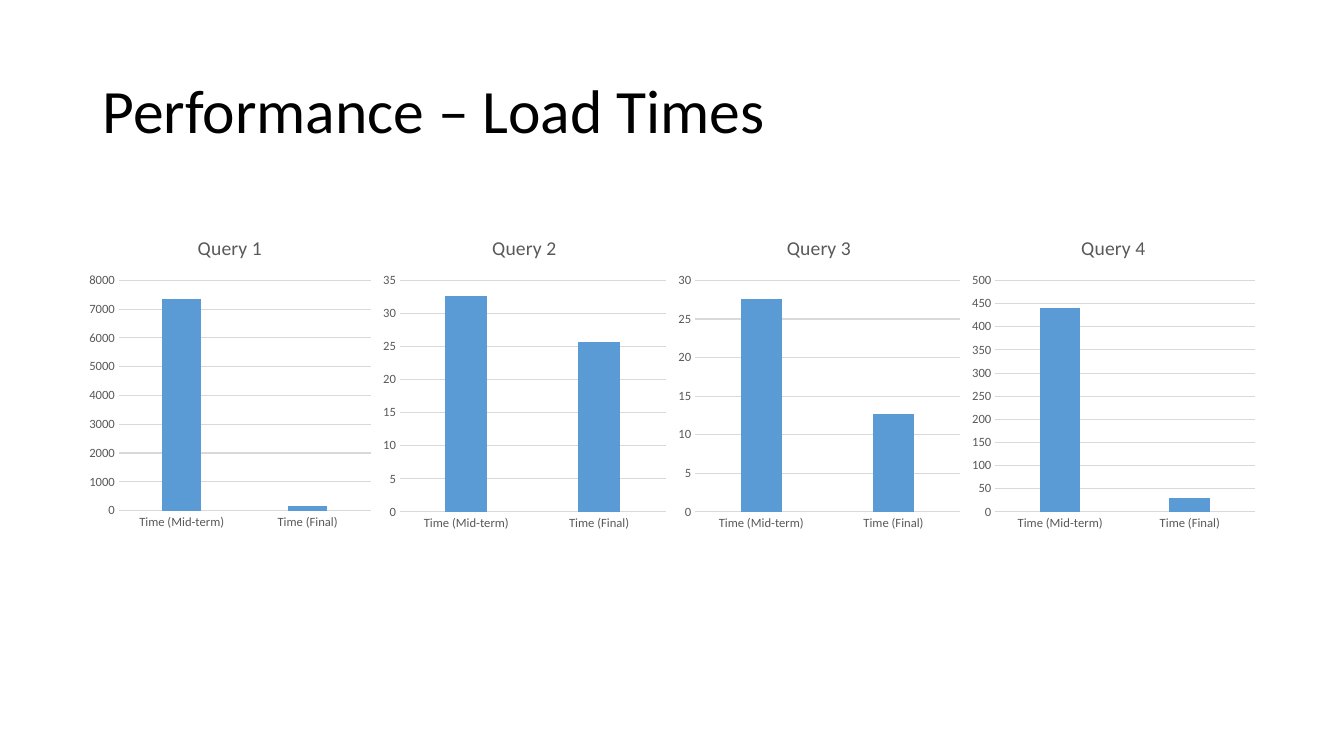
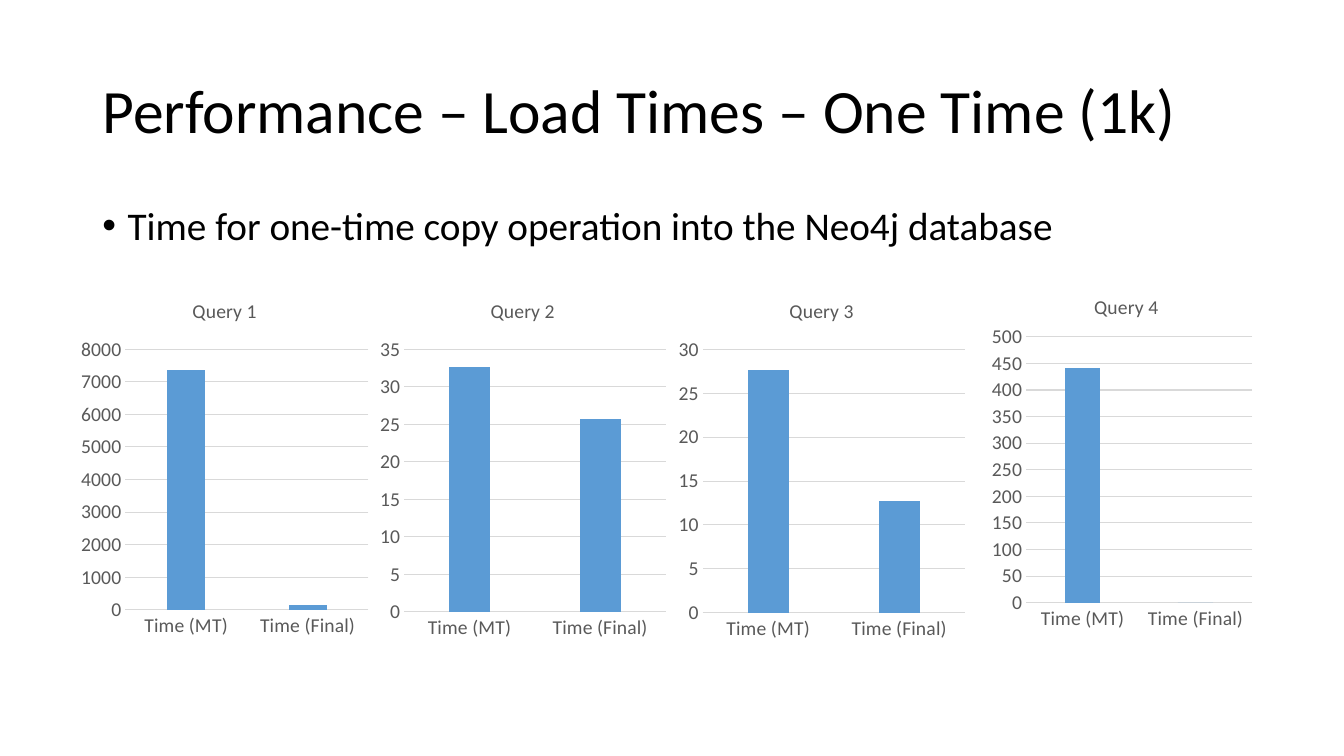
Before and after one commit to guptha-/sigmod, a slide deck: slide 6 of reports/Presentation.pptx. Drawn at 1344x756 pixels with LibreOffice and Linux fonts; fonts in the diff are those of the drawing. Boxes give left, top, right and bottom in pixels: in the first picture for what was removed or moved away, otherwise in the second. Text is boxed around its words. In the diff, an @@ line names an element or a change of style, - is before the commit and + after.

Commit message:
Updated presentation

```diff
--- a/reports/Presentation.pptx
+++ b/reports/Presentation.pptx
@@ title at bbox=[102, 88, 1175, 142]: text changed @@
-Performance – Load Times
+Performance – Load Times – One Time (1k)
@@ text added at bbox=[128, 212, 1052, 247], 28 pt, text #000000 @@
+• Time for one-time copy operation into the Neo4j database
@@ column chart at bbox=[75, 281, 374, 645] @@
-categories: Time (Mid-term), Time (Final)
+categories: Time (MT), Time (Final)
@@ category axis changed @@
@@ value axis changed @@
@@ column chart: place and size @@
-column chart at bbox=[84, 219, 377, 535]
+column chart at bbox=[75, 281, 374, 645]
@@ column chart at bbox=[374, 281, 671, 647] @@
-categories: Time (Mid-term), Time (Final)
+categories: Time (MT), Time (Final)
@@ category axis changed @@
@@ value axis changed @@
@@ column chart: place and size @@
-column chart at bbox=[377, 219, 671, 536]
+column chart at bbox=[374, 281, 671, 647]
@@ column chart at bbox=[673, 281, 971, 648] @@
-categories: Time (Mid-term), Time (Final)
+categories: Time (MT), Time (Final)
@@ category axis changed @@
@@ value axis changed @@
@@ column chart: place and size @@
-column chart at bbox=[673, 219, 966, 536]
+column chart at bbox=[673, 281, 971, 648]
@@ column chart at bbox=[971, 281, 1269, 648] @@
-categories: Time (Mid-term), Time (Final)
+categories: Time (MT), Time (Final)
-Query 4: 440, 30
+Query 4: 440, 0
@@ category axis changed @@
@@ value axis changed @@
@@ plot area changed @@
@@ column chart: place and size @@
-column chart at bbox=[967, 219, 1261, 536]
+column chart at bbox=[971, 281, 1269, 648]
```
Also in this commit, not shown: 6 other slides changed, 2 slides added, 1 other file.
